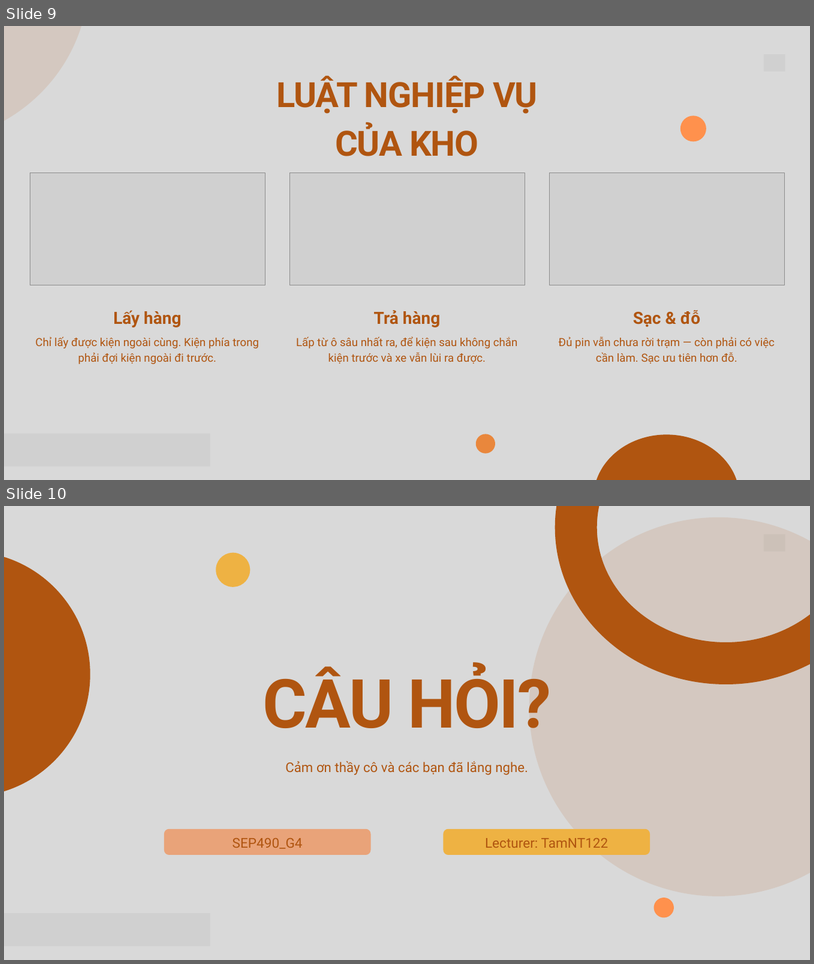
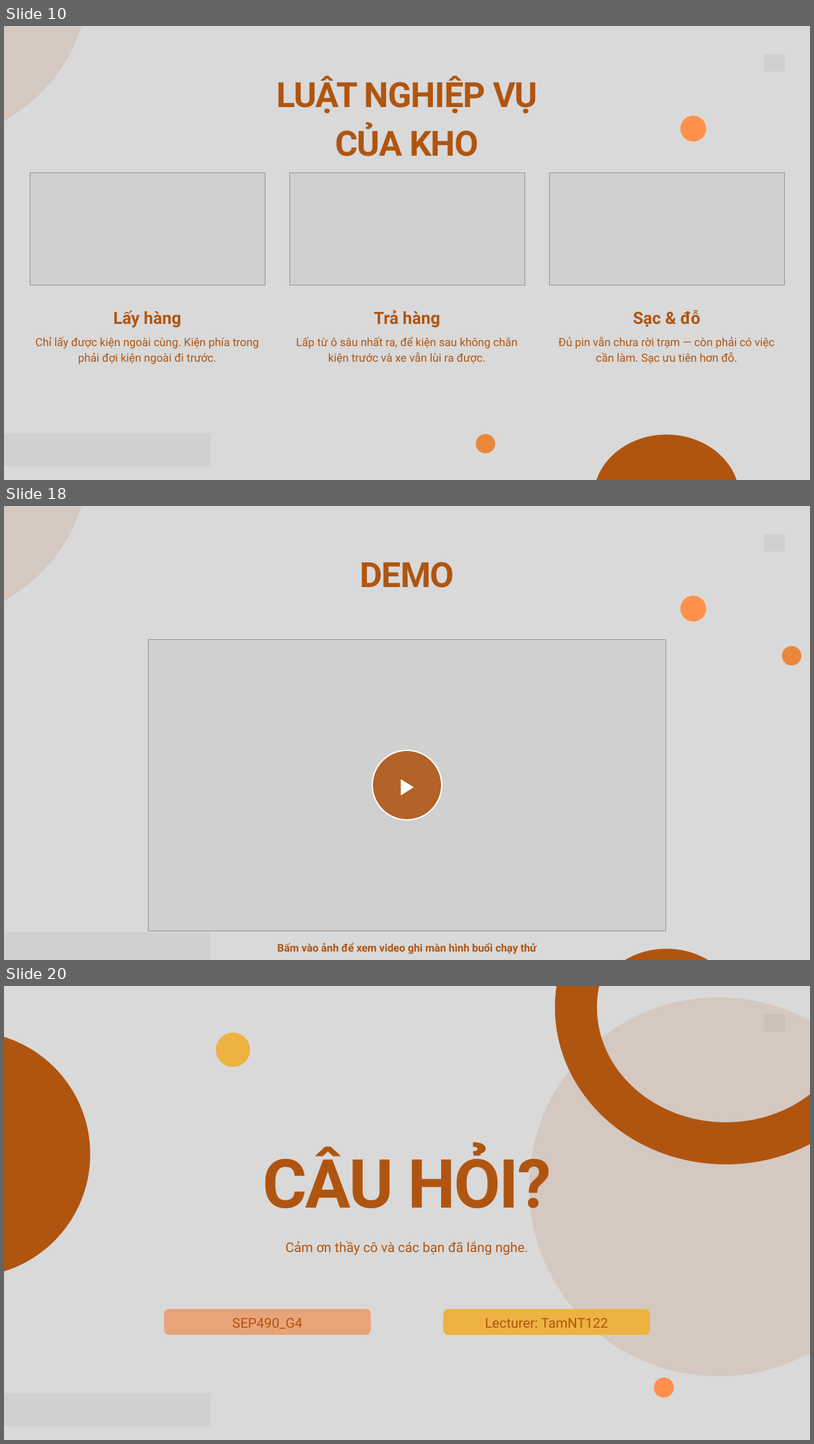
Before and after one commit to arishem51/wes, a slide deck: slide/WES-SEP490_G4.pptx. Shown one above the other, each under a label of ours: slides 9 and 10 before the commit, slides 10, 18 and 20 after it; the slides between them are not shown. The pictures are 814x964 and 814x1444 pixels, drawn with LibreOffice and Linux fonts; fonts in the diff are those of the drawing; grey boxes stand for pictures. Boxes give left, top, right and bottom in pixels: in the first picture for what was removed or moved away, otherwise in the second. Text is boxed around its words. In the diff, an @@ line names an element or a change of style, - is before the commit and + after.

```diff
--- a/slide/WES-SEP490_G4.pptx
+++ b/slide/WES-SEP490_G4.pptx
@@ slide 18 added at <box>4,506,810,960</box>, background #D9D9D9 @@
@@ freeform shape added at <box>4,506,89,622</box>, fill #B05510 at 12% opacity @@
@@ freeform shape added at <box>4,506,88,591</box>, outline #B05510 75 pt @@
@@ picture added at <box>764,534,785,551</box> @@
@@ text added at <box>360,562,454,588</box>, 62 pt, text #B05510, bold @@
+DEMO
@@ freeform shape added at <box>681,595,707,621</box>, fill #FF914D @@
@@ picture added at <box>149,639,666,931</box> @@
@@ freeform shape added at <box>783,646,802,665</box>, fill #E9873C @@
@@ ellipse added at <box>372,750,442,820</box>, fill #B05510 at 88% opacity, outline #FFFFFF 2.25 pt, 40 pt, text #FFFFFF, bold @@
+▶
@@ picture added at <box>4,932,210,960</box> @@
@@ text added at <box>278,942,537,954</box>, 19 pt, text #B05510, bold @@
+Bấm vào ảnh để xem video ghi màn hình buổi chạy thử
@@ freeform shape added at <box>594,948,740,960</box>, fill #B05510 @@
@@ what was slide 9 is now slide 10 @@
@@ what was slide 10 is now slide 20 @@
```
Also in this commit, not shown: 2 slides changed, 9 other slides added, 8 other files.
